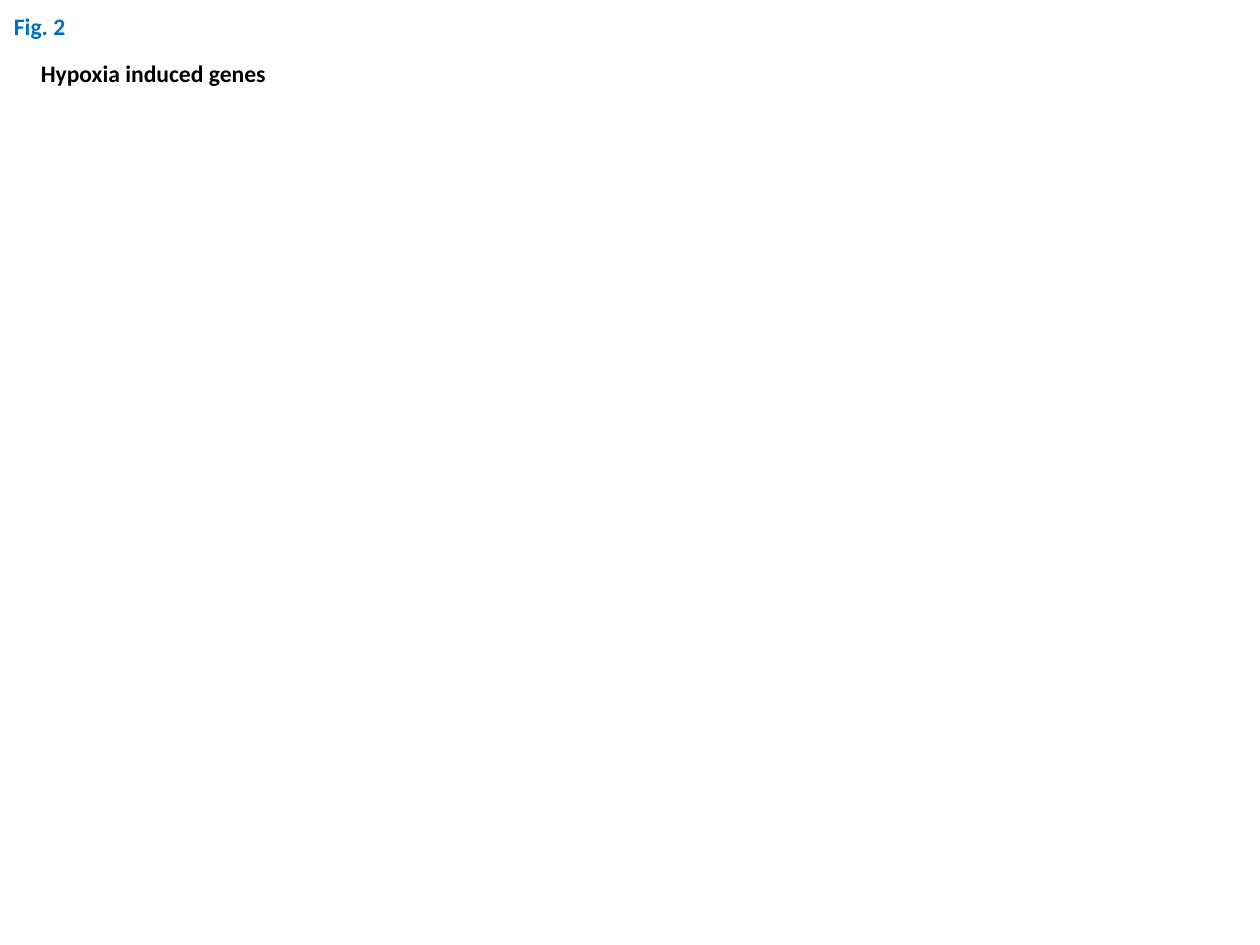
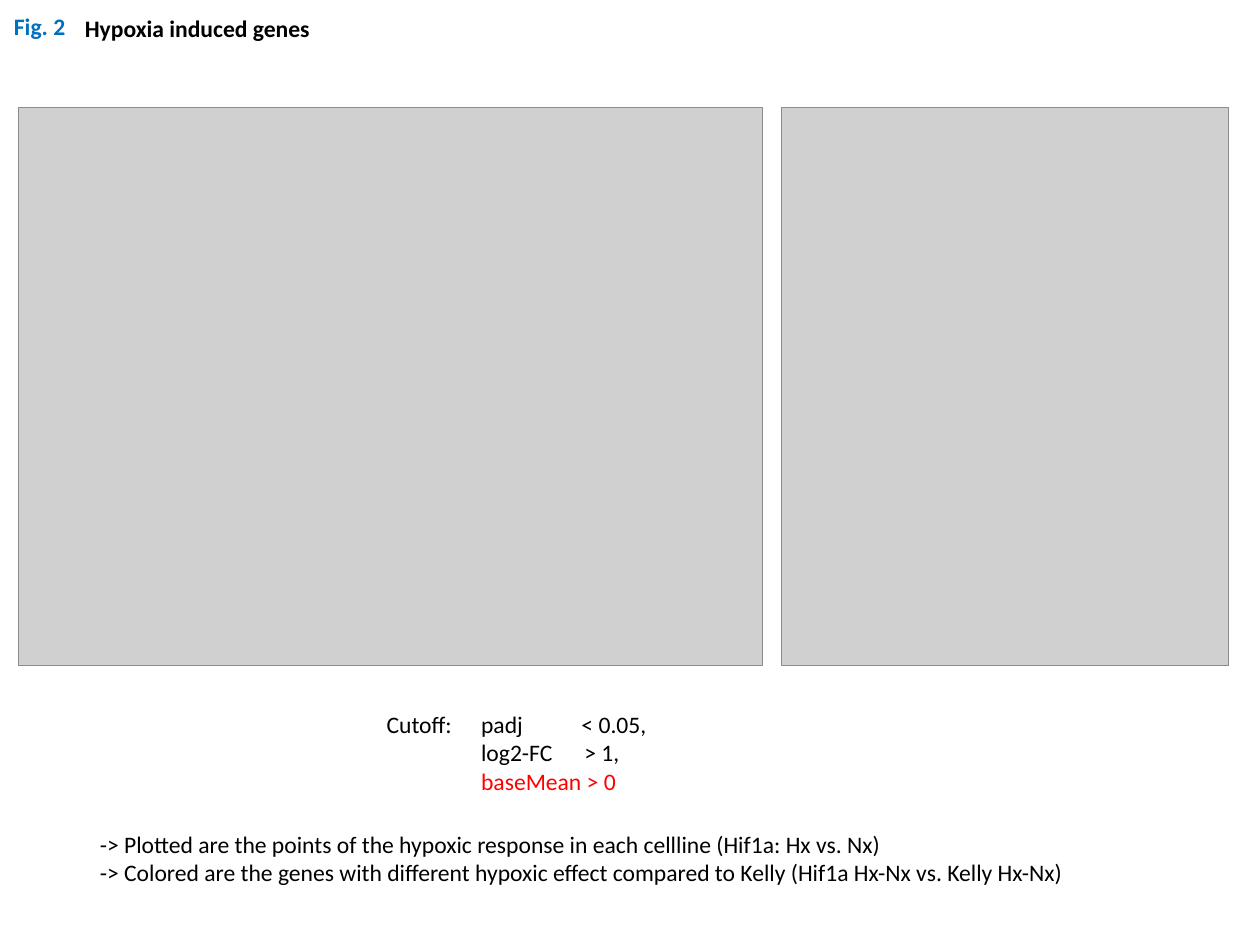
Before and after one commit to DNAborn/RNAseq_Kelly_Hx, a slide deck: slide 4 of 4_manuscript/Figures.pptx. Drawn at 1260x945 pixels with LibreOffice and Linux fonts; fonts in the diff are those of the drawing; grey boxes stand for pictures. Boxes give left, top, right and bottom in pixels: in the first picture for what was removed or moved away, otherwise in the second. Text is boxed around its words. In the diff, an @@ line names an element or a change of style, - is before the commit and + after.

Commit message:
cluster genes

```diff
--- a/4_manuscript/Figures.pptx
+++ b/4_manuscript/Figures.pptx
@@ text "Hypoxia induced genes": place and size @@
-text "Hypoxia induced genes" at (41,65,266,86)
+text "Hypoxia induced genes" at (85,20,310,41)
@@ picture added at (18,108,762,666) @@
@@ picture added at (782,108,1228,666) @@
@@ text added at (387,716,647,790), 18 pt, text #000000 @@
+Cutoff: padj < 0.05,
+log2-FC > 1,
+baseMean > 0
@@ text added at (124,836,1062,885), 18 pt, text #000000 @@
+-> Plotted are the points of the hypoxic response in each cellline (Hif1a: Hx vs. Nx)
+-> Colored are the genes with different hypoxic effect compared to Kelly (Hif1a Hx-Nx vs. Kelly Hx-Nx)
```
Also in this commit, not shown: 1 slide added, 5 other files.
